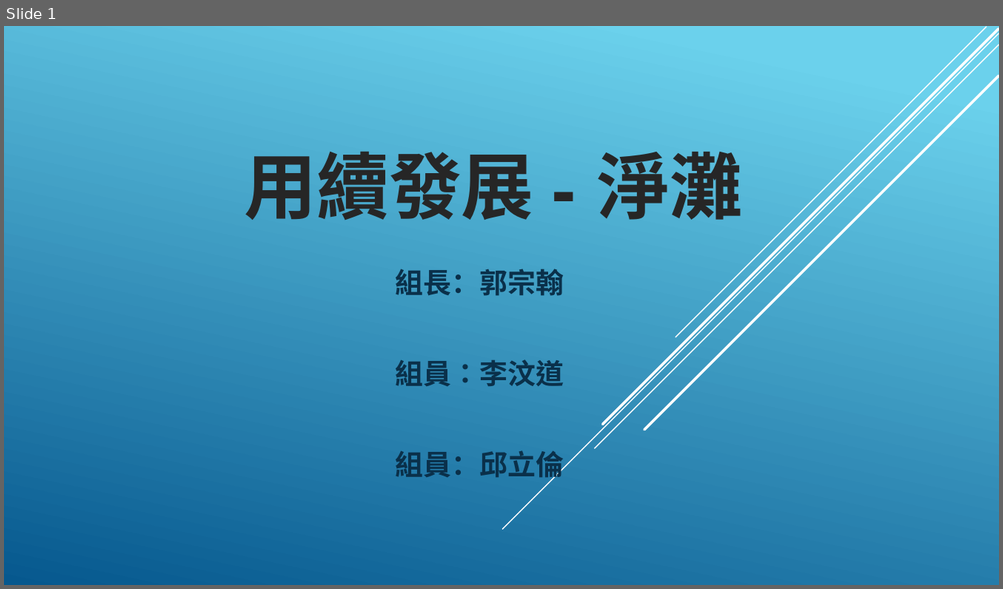
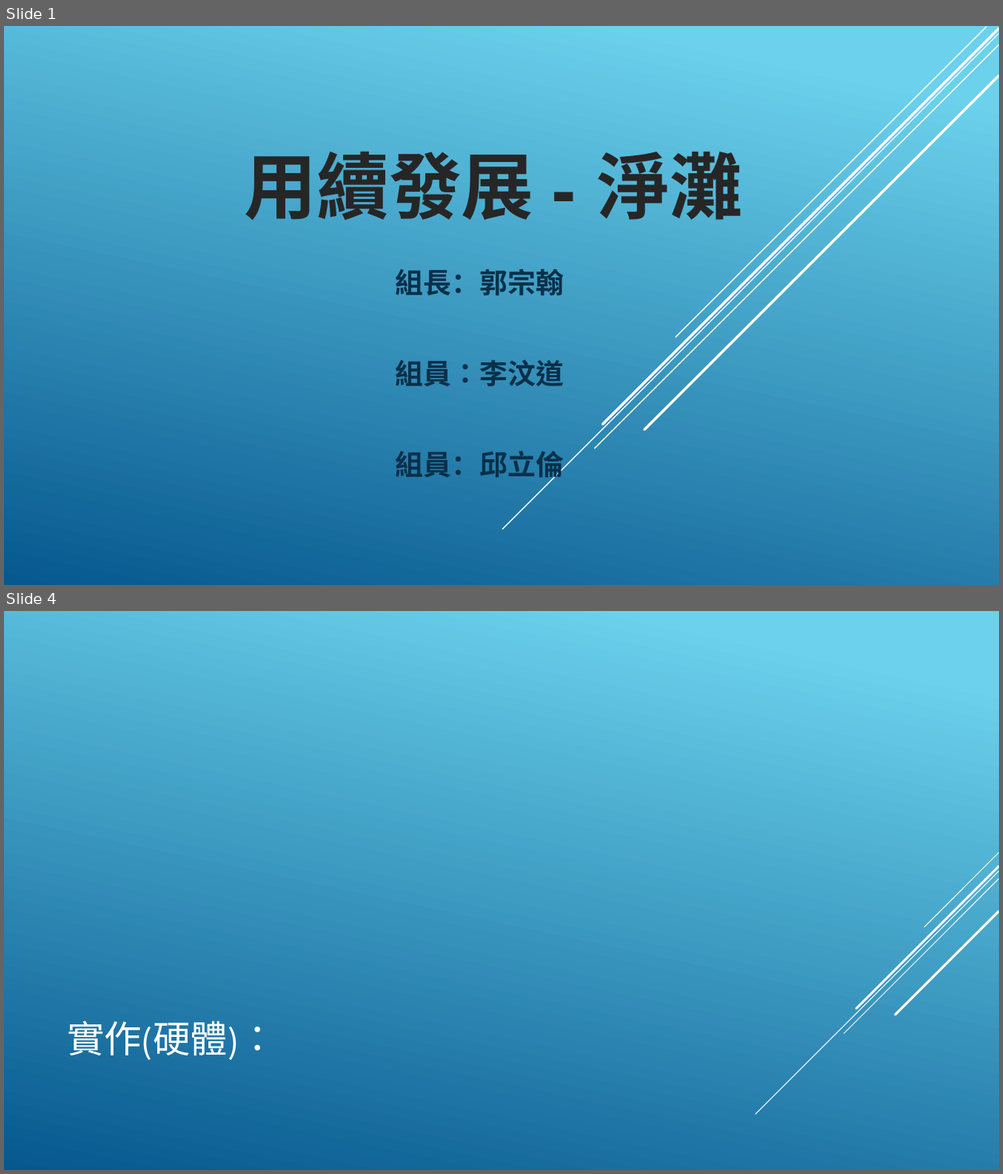
Before and after one commit to DennySORA/Environmental_Sustainability_Partition_Hackathon_2018, a slide deck: doc/永續發展 - 淨灘.pptx. Shown one above the other, each under a label of ours: slide 1 before the commit, slides 1 and 4 after it; the slides between them are not shown. The pictures are 1003x589 and 1003x1174 pixels, drawn with LibreOffice and Linux fonts; fonts in the diff are those of the drawing; background and template pictures are left out. Boxes give left, top, right and bottom in pixels: in the first picture for what was removed or moved away, otherwise in the second. Text is boxed around its words. In the diff, an @@ line names an element or a change of style, - is before the commit and + after.

```diff
--- a/doc/永續發展 - 淨灘.pptx
+++ b/doc/永續發展 - 淨灘.pptx
@@ slide 4 added at box(4, 611, 999, 1170), background gradient #6ED2EB to #06588E @@
@@ group added at box(755, 853, 999, 1115): 5 lines @@
@@ title added at box(68, 1021, 276, 1060), 36 pt, text #FFFFFF @@
+實作(硬體)：
```
Also in this commit, not shown: 4 other slides added, 2 other files.
